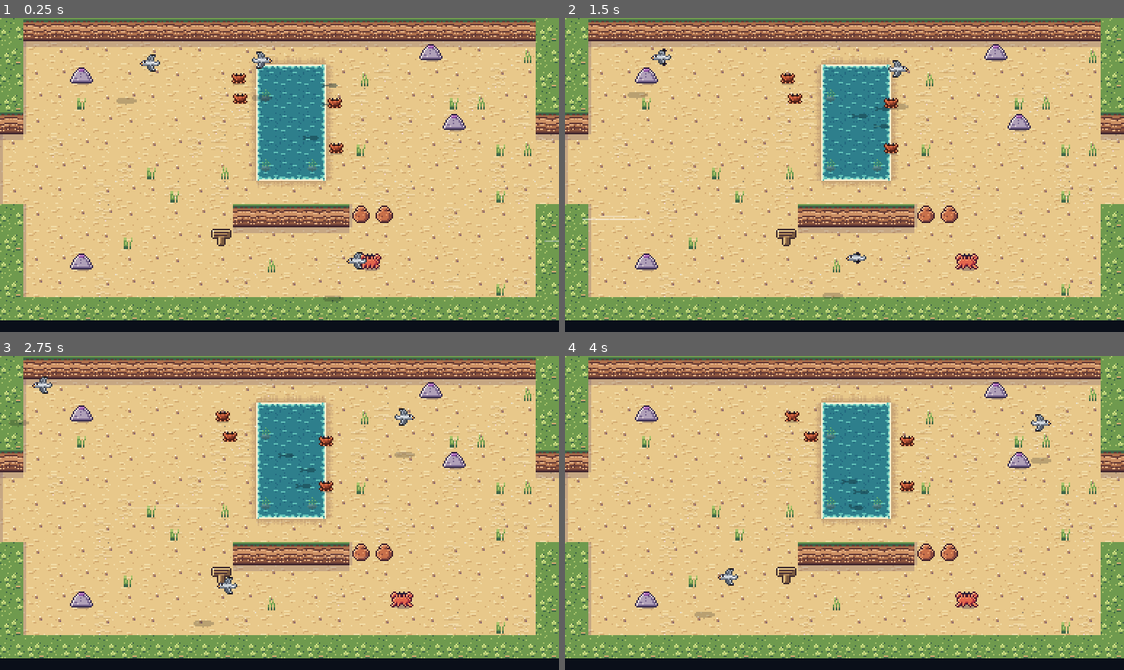
Above: before the commit, frames 1-4 (two rows, left to right).
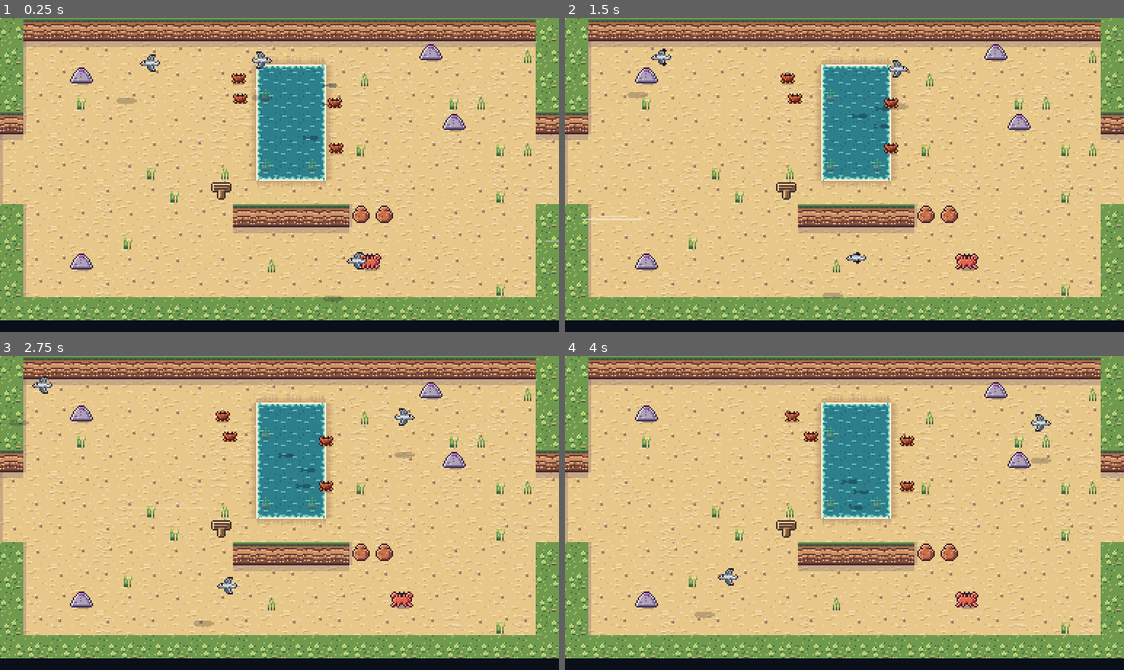
Above: after the commit, the same moments.

Repository: ashciraulo/Leviathan
Game: Godot game, scene res://rooms/room_2_0.tscn
Two runs of this game, one before a commit and one after it. Both use one fixed random seed, a clock stepped at 60 frames per second and the inputs below. This scene is started directly instead of the project's main scene.
Inputs (mouse positions are in pixels of both pictures, inside the frame that each line leads up to):
- Up to frame 1 (0.25 s): no input
- Up to frame 2 (1.5 s): tap Enter (ui_accept) at 0.5, 0.77, 1.07 s; move the mouse to (967, 159) at 0.52 s; hold D (move_right) 0.53-1.25 s; hold J (attack) 0.53-1.25 s; click (967, 159) at 0.67 s; drag from (732, 190) to (995, 46) at 1.27 s
- Up to frame 3 (2.75 s): move the mouse to (335, 443) at 2.02 s; hold D (move_right) from 2.03 s (still down); hold K (interact) from 2.03 s (still down)
- Up to frame 4 (4 s): release D (move_right) at 2.75 s; release K (interact) at 2.75 s; drag from (816, 575) to (995, 390) at 2.77 s; move the mouse to (1012, 560) at 3.52 s; hold A (move_left) from 3.53 s (still down); hold I (item_2) from 3.53 s (still down); tap Enter (ui_accept) at 3.77 s

The runs differ from the first frame. In frame 1, 0.3% of the frame differs, in the area x 37-42%, y 52-73%; in frame 2, 0.3%; in frame 3, 0.2%; in frame 4, 0.3%.

Commit message:
Barnacle Wall's sign stands above the dialogue box's rows
Co-Authored-By: Claude Opus 5.5 <noreply@anthropic.com>
Claude-Session: https://claude.ai/code/session_01UYEn5XZXkHTUvmfLbrhNvJ

Diff:
--- a/rooms/room_2_0.tscn
+++ b/rooms/room_2_0.tscn
@@ -13,9 +13,9 @@
 #..........~~~.....s...#
 ...........~~~..........
 ...........~~~..........
-........................
+.........n..............
 #.........#####oo......#
-#........n.............#
+#......................#
 #..s...........c.......#
 #......................#
 ########################"
--- a/tests/screenshots.gd
+++ b/tests/screenshots.gd
@@ -2074,7 +2074,7 @@
 
 func _pacing_shots(game: Node) -> void:
 	var shots := {
-		Vector2i(2, 0): ["pacing_barnacle_wall", Vector2i(8, 10)],
+		Vector2i(2, 0): ["pacing_barnacle_wall", Vector2i(8, 8)],
 		Vector2i(2, 2): ["pacing_wrack_shore", Vector2i(5, 9)],
 		Vector2i(3, 0): ["pacing_brinewood_edge", Vector2i(6, 6)],
 		Vector2i(3, -2): ["pacing_hollow_bole", Vector2i(12, 6)],
